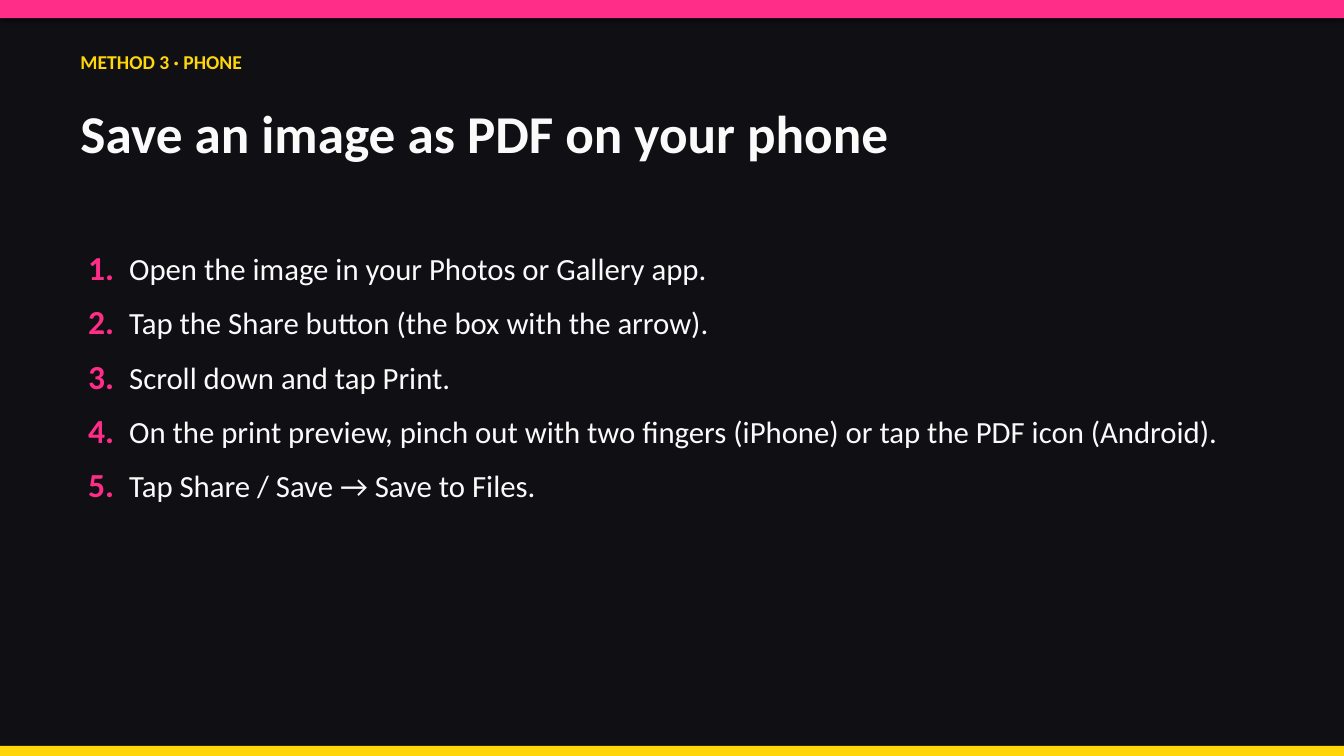
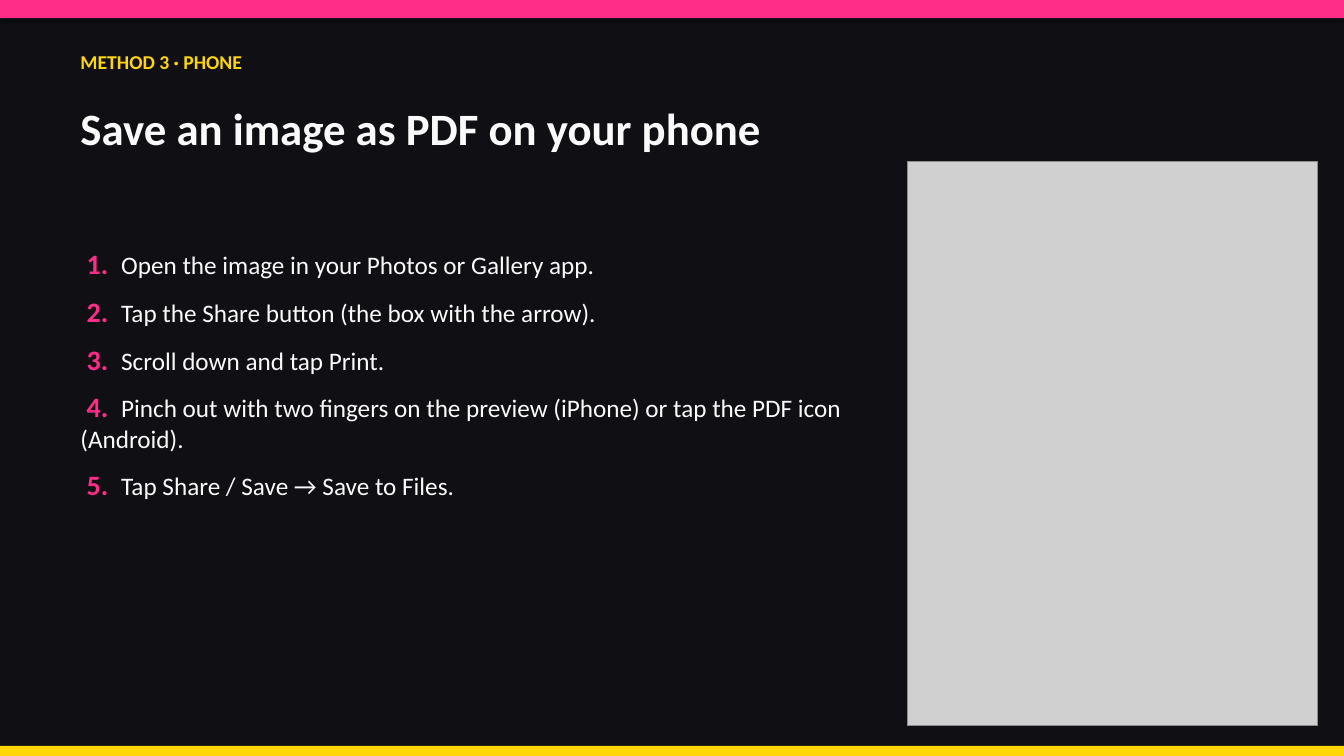
Before and after one commit to brookehoward2008-droid/babbled-wear, a slide deck: slide 7 of Save-Images-as-PDF-Using-Print.pptx. Drawn at 1344x756 pixels with LibreOffice and Linux fonts; fonts in the diff are those of the drawing; grey boxes stand for pictures. Boxes give left, top, right and bottom in pixels: in the first picture for what was removed or moved away, otherwise in the second. Text is boxed around its words. In the diff, an @@ line names an element or a change of style, - is before the commit and + after.

```diff
--- a/Save-Images-as-PDF-Using-Print.pptx
+++ b/Save-Images-as-PDF-Using-Print.pptx
@@ text "Save an image as PDF ..." at (80,113,761,153): size 38 to 32 pt @@
@@ picture added at (907,161,1318,726) @@
@@ text at (87,255,595,499): size 24 to 20 pt in "1.", "2.", "3.", "5."; size 22 to 18 pt in "Open the image in your Photos or ...", "Tap the Share button (the box with ...", "Scroll down and tap Print.", "Tap Share / Save → Save to ..." @@
@@ text at (80,398,841,452): text changed; size 22 to 18 pt @@
-4. On the print preview, pinch out with two fingers (iPhone) or tap the PDF icon (Android).
+4. Pinch out with two fingers on the preview (iPhone) or tap the PDF icon (Android).
```
Also in this commit, not shown: 4 other slides changed, 14 other files.
